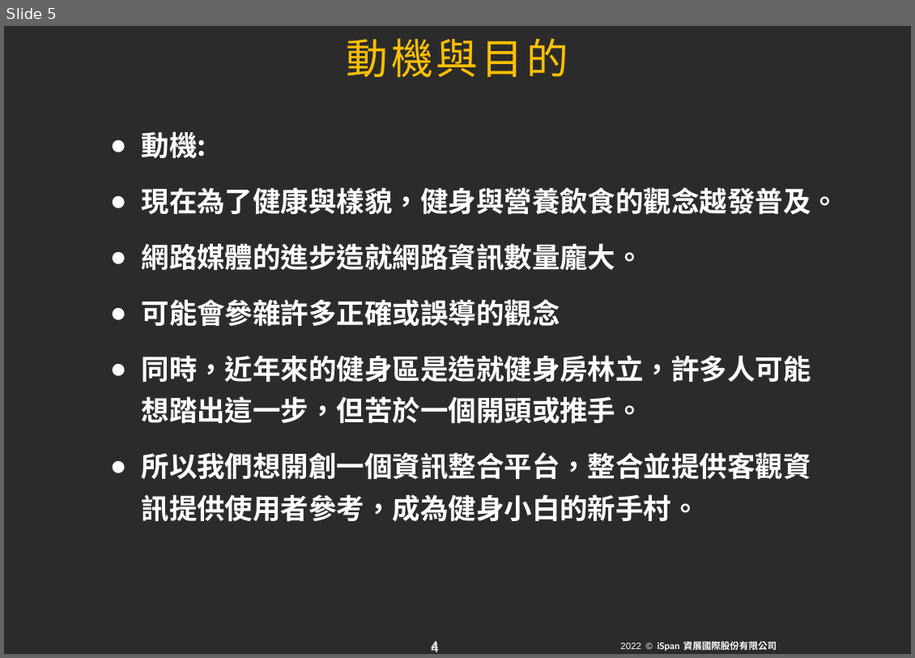
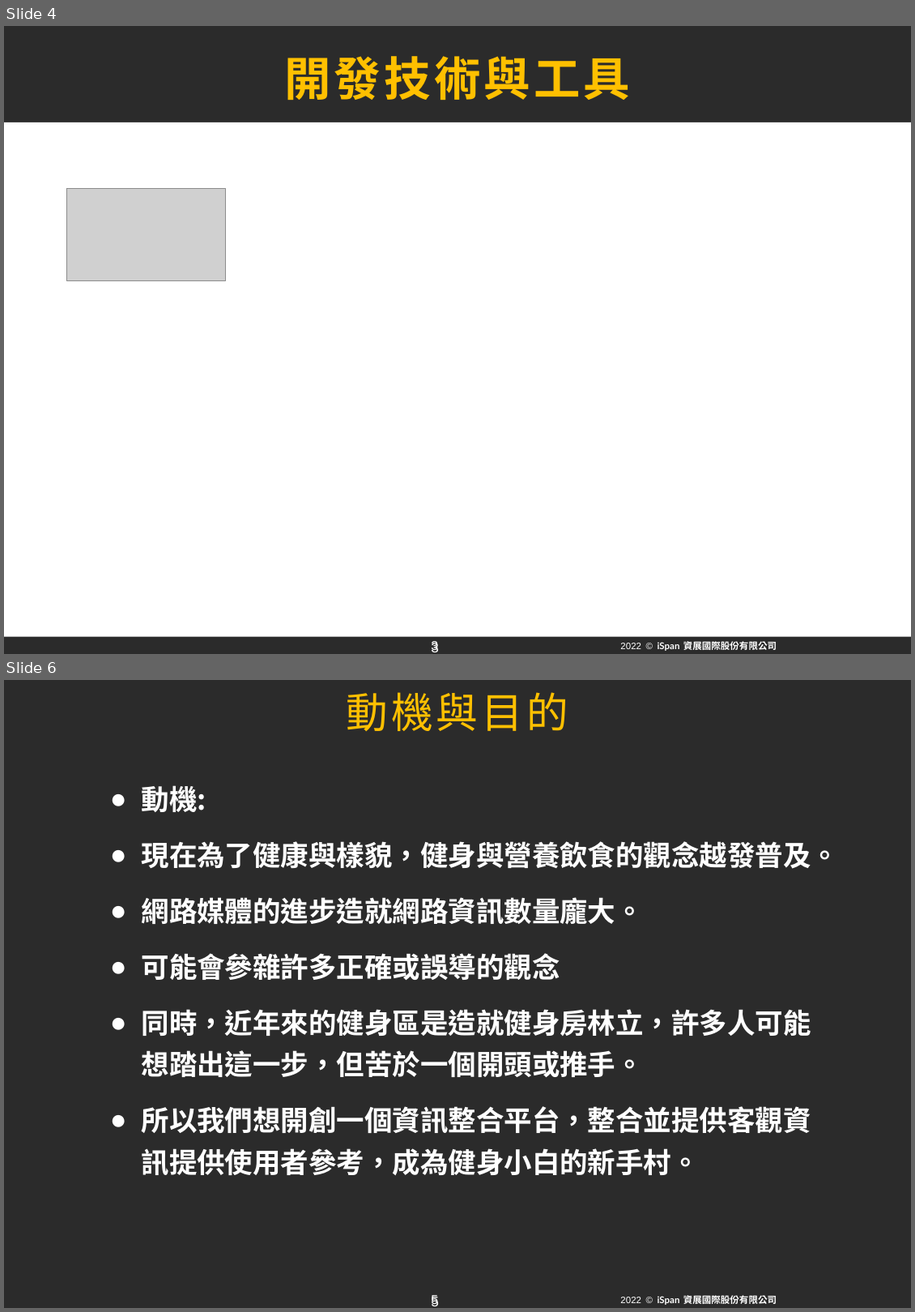
Before and after one commit to becauseyu/start_fitness, a slide deck: 期末報告企畫書與ppt/第三組動吃動吃.pptx. Shown one above the other, each under a label of ours: slide 5 before the commit, slides 4 and 6 after it; the slides between them are not shown. The pictures are 915x658 and 915x1312 pixels, drawn with LibreOffice and Linux fonts; fonts in the diff are those of the drawing; grey boxes stand for pictures; background and template pictures are left out; a plain dark background stands for a picture behind light text. Boxes give left, top, right and bottom in pixels: in the first picture for what was removed or moved away, otherwise in the second. Text is boxed around its words. In the diff, an @@ line names an element or a change of style, - is before the commit and + after.

```diff
--- a/期末報告企畫書與ppt/第三組動吃動吃.pptx
+++ b/期末報告企畫書與ppt/第三組動吃動吃.pptx
@@ slide 4 added at <box>4,26,911,654</box>, background picture (left out); not listed: 6 template elements that a slide beside it also shows @@
@@ title added at <box>284,56,630,100</box>, 40 pt, text #FFC000, bold @@
+開發技術與工具
@@ rectangle added at <box>4,122,911,637</box>, fill #FFFFFF @@
@@ picture added at <box>67,189,225,281</box> @@
@@ what was slide 5 is now slide 6 @@
@@ page number at <box>431,1293,438,1307</box>: text changed @@
-4
+5
@@ page number at <box>431,1295,439,1308</box>: text changed @@
-4
+5
```
Also in this commit, not shown: 4 slides changed, 5 other files.
